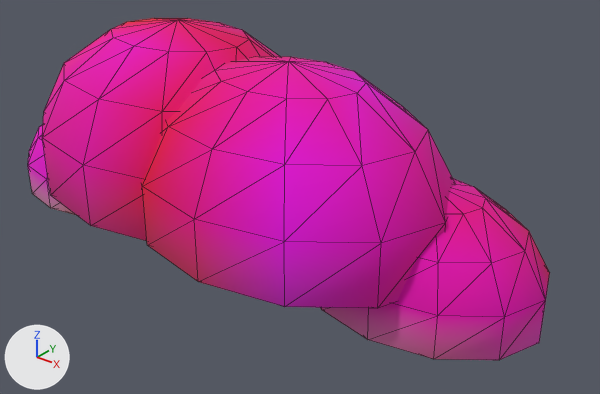
One commit to the glTF model ArtSource/Exports/Environment/Cloud_02.glb: the scene before it, then after it.
One viewpoint serves both versions: a 50 mm camera at (4.39, -4.76, 3.63) aimed at (0.51, 0.1, 0.62). Every picture has the same lights, and +X, +Y and +Z are marked at lower left. The older version comes first. Mesh edges are drawn as thin lines.

Names of what the first picture shows: 'Cloud_02'.
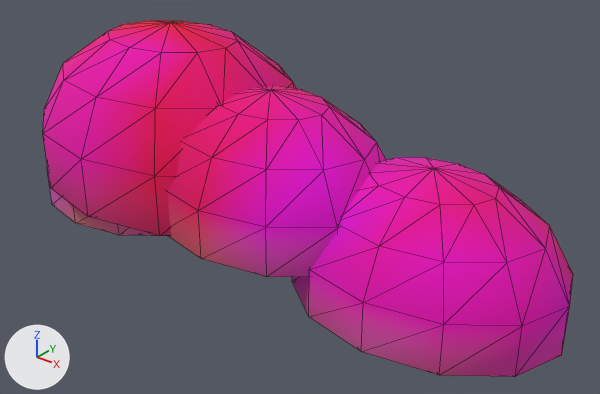
Pixel boxes (x1, y1, x2, y2) of what changed, in the pictures (600 x 394 px; the box of a moved part takes in the faces that stretch with it):
'Cloud_02', reshaped, recoloured: before (28, 18, 550, 360); after (43, 20, 573, 377)
part 1 of me_cloud_02, moved or reshaped: before (28, 124, 76, 215); after (47, 167, 159, 236)
part 2 of me_cloud_02, moved or reshaped: before (42, 18, 280, 241); after (43, 20, 296, 236)
part 3 of me_cloud_02, moved or reshaped: before (141, 56, 455, 309); after (168, 86, 386, 277)
part 4 of me_cloud_02, moved or reshaped: before (321, 178, 550, 360); after (292, 157, 573, 377)
part 5 of me_cloud_02, recoloured: before (28, 18, 550, 360); after (43, 20, 573, 377)

What changed in the scene script:
```text
Change me_cloud_02:
    used by ob_cloud_02; location = (0.0, 0.0, 0.0)
    remove me_cloud_02.from_pydata(...)  # 296 vertices, 576 faces; spans x -2.75..2.65, y -1.2..1.08, z 0.0..1.94
    add me_cloud_02.from_pydata(...)  # 296 vertices, 576 faces; spans x -2.44..2.84, y -1.04..1.1, z 0.0..1.88
    me_cloud_02 part 1: the loose piece of 74 vertices spanning x -2.75..-1.07, y -0.69..0.56, z 0.0..0.9 is scaled about its middle by 1.17, then moved by (0.45, 0.05, 0.08)
    me_cloud_02 part 2: the loose piece of 74 vertices spanning x -2.17..0.78, y -1.13..1.08, z 0.35..1.94 is scaled about its middle by 0.964, then moved by (-0.15, 0.06, -0.03)
    me_cloud_02 part 3: the loose piece of 74 vertices spanning x -0.79..1.99, y -1.2..0.89, z 0.35..1.85 is scaled about its middle by 0.807, then moved by (-0.24, 0.07, -0.14)
    me_cloud_02 part 4: the loose piece of 74 vertices spanning x 0.68..2.65, y -0.57..0.91, z 0.0..1.06 is scaled about its middle by 1.14, then moved by (0.06, -0.06, 0.07)
    me_cloud_02 part 5: 576 faces centred in x -2.71..2.61, y -1.15..1.03, z 0.0..1.86 are repainted in the vertex colours; the middle colour goes from pink #ff00bf to pink #ff00bc
```
